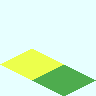
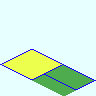
The second (96, 96) image is a revision of the first. Changes to its layers:
added layer "Wire_B" above "Base_Plate_1x2.png" over [0, 49, 96, 90]
